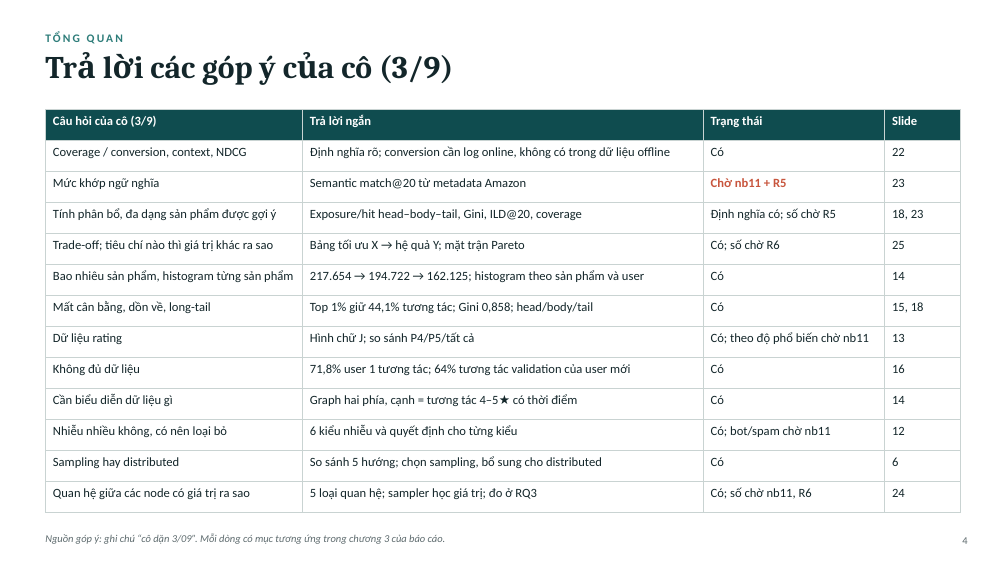
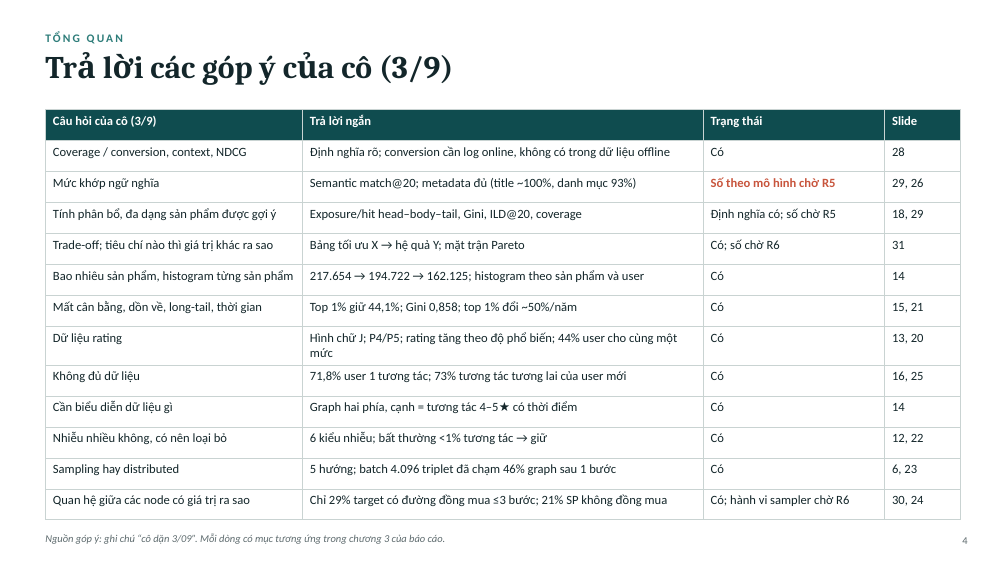
Before and after one commit to vanxuanty95/Ratruong, a slide deck: slide 4 of Do An/05_slides/THESIS_vn.pptx. Drawn at 1008x567 pixels with LibreOffice and Linux fonts; fonts in the diff are those of the drawing. Boxes give left, top, right and bottom in pixels: in the first picture for what was removed or moved away, otherwise in the second. Text is boxed around its words. In the diff, an @@ line names an element or a change of style, - is before the commit and + after.

```diff
--- a/Do An/05_slides/THESIS_vn.pptx
+++ b/Do An/05_slides/THESIS_vn.pptx
@@ table at (45,110,960,510) @@
-row 2, column 4: 22
+row 2, column 4: 28
-row 3: Mức khớp ngữ nghĩa | Semantic match@20 từ metadata Amazon | Chờ nb11 + R5 | 23
+row 3: Mức khớp ngữ nghĩa | Semantic match@20; metadata đủ (title ~100%, danh mục 93%) | Số theo mô hình chờ R5 | 29, 26
-row 4, column 4: 18, 23
+row 4, column 4: 18, 29
-row 5, column 4: 25
+row 5, column 4: 31
-row 7: Mất cân bằng, dồn về, long-tail | Top 1% giữ 44,1% tương tác; Gini 0,858; head/body/tail | Có | 15, 18
+row 7: Mất cân bằng, dồn về, long-tail, thời gian | Top 1% giữ 44,1%; Gini 0,858; top 1% đổi ~50%/năm | Có | 15, 21
-row 8: Dữ liệu rating | Hình chữ J; so sánh P4/P5/tất cả | Có; theo độ phổ biến chờ nb11 | 13
+row 8: Dữ liệu rating | Hình chữ J; P4/P5; rating tăng theo độ phổ biến; 44% user cho cùng một mức | Có | 13, 20
-row 9, column 2: 71,8% user 1 tương tác; 64% tương tác validation của user mới
+row 9, column 2: 71,8% user 1 tương tác; 73% tương tác tương lai của user mới
-row 9, column 4: 16
+row 9, column 4: 16, 25
-row 11: Nhiễu nhiều không, có nên loại bỏ | 6 kiểu nhiễu và quyết định cho từng kiểu | Có; bot/spam chờ nb11 | 12
+row 11: Nhiễu nhiều không, có nên loại bỏ | 6 kiểu nhiễu; bất thường <1% tương tác → giữ | Có | 12, 22
-row 12, column 2: So sánh 5 hướng; chọn sampling, bổ sung cho distributed
+row 12, column 2: 5 hướng; batch 4.096 triplet đã chạm 46% graph sau 1 bước
-row 12, column 4: 6
+row 12, column 4: 6, 23
-row 13: Quan hệ giữa các node có giá trị ra sao | 5 loại quan hệ; sampler học giá trị; đo ở RQ3 | Có; số chờ nb11, R6 | 24
+row 13: Quan hệ giữa các node có giá trị ra sao | Chỉ 29% target có đường đồng mua ≤3 bước; 21% SP không đồng mua | Có; hành vi sampler chờ R6 | 30, 24
```
Also in this commit, not shown: 28 other slides changed, 6 slides added, 13 other files.
